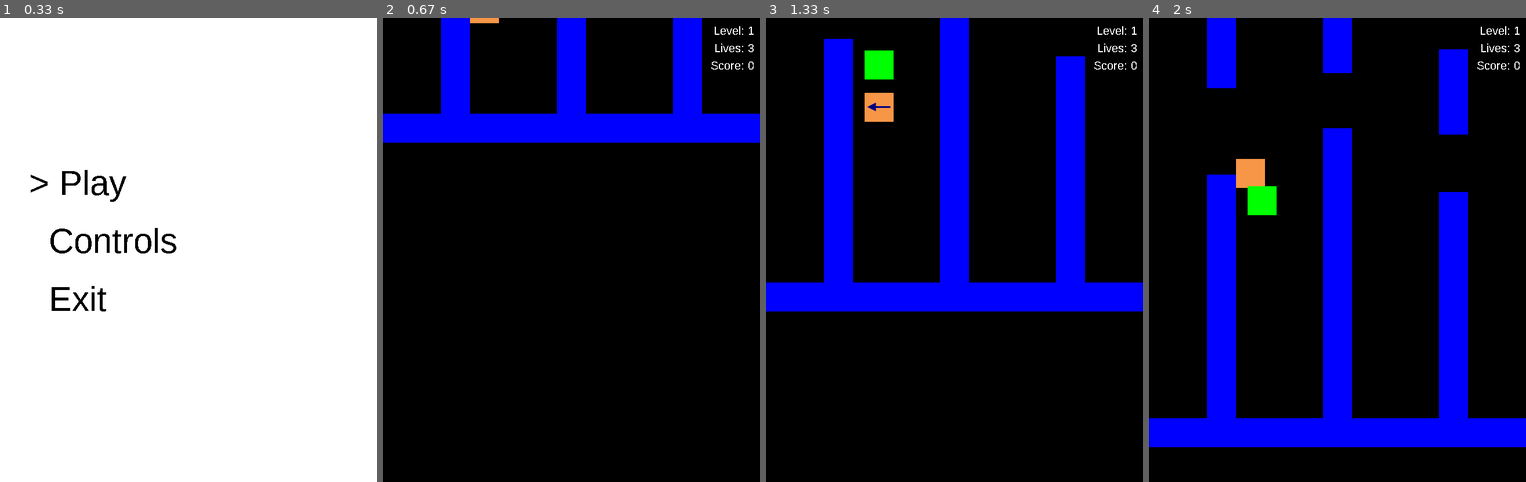
Above: before the commit, frames 1-4 (left to right).
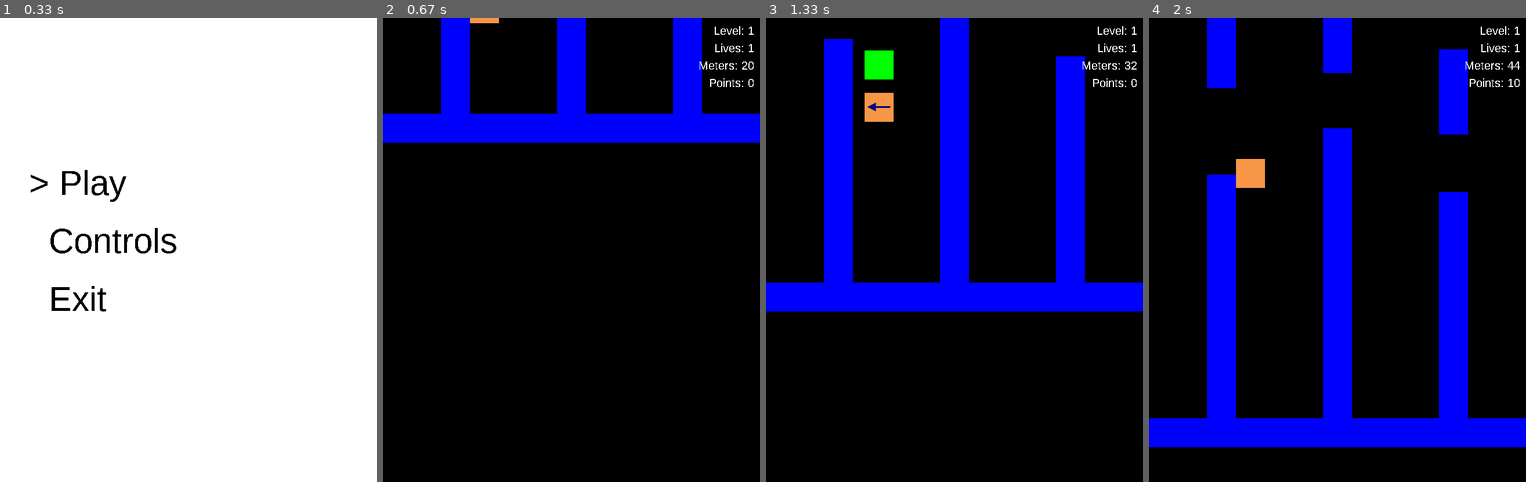
Above: after the commit, the same moments.

Repository: spookydoodle/bounce_pygame
Game: pygame game, started from main.py
The game is run twice, just before and just after one commit, with the same random seed, the same clock (stepped at 60 frames per second) and the same inputs.
Inputs:
- Up to frame 1 (0.33 s): no input
- Up to frame 2 (0.67 s): tap Enter at 0.33 s
- Up to frame 3 (1.33 s): hold Right 0.67-1.13 s; hold Left from 1.17 s (still down)
- Up to frame 4 (2 s): release Left at 1.7 s

Frame 1 is identical in both runs. In frame 2, 0.1% of the frame differs, in the area x 84-99%, y 5-15%; in frame 3, 0.2%; in frame 4, 0.6%, in the area x 26-99%, y 5-43%.

Commit message:
scores updates

Diff:
--- a/bounce/game.py
+++ b/bounce/game.py
@@ -28,7 +28,7 @@
         self.player.rect.x = 200
         self.player.rect.bottom = -100
 
-        self.score = Score(3)
+        self.score = Score(1)
 
         self.won_level = False
         self.new_level = True
@@ -64,7 +64,7 @@
                 self.camera.adjust(screen, self.player)
 
                 self.player.move(screen, event, self.gameboard)
-                #self.check_game_result()
+                self.update_scores()
 
             # You won level screen - press any key to move to next level
             else:
@@ -156,6 +156,21 @@
         if abs(self.gameboard.collectables[0].rect.y - self.player.rect.y) > pygame.display.get_surface().get_rect().height:
             self.remove_collectable()
 
+
+    def update_scores(self):
+        self.score.update_meters(- self.player.rect.y)
+        self.check_collectables()
+
+
+    def check_collectables(self):
+
+        collision_list = pygame.sprite.spritecollide(self.player, self.gameboard.collectables, False)
+
+        for collectable in collision_list:
+            self.gameboard.collectables.remove(collectable)
+            self.score.add_points()
+
+
     def is_game_over(self):
         return self.player.is_crashed()
 
@@ -221,10 +236,14 @@
 
 
     def draw_game_over_screen(self, screen, font, color):
-        game_over_text = ["You lost!", "Total score: {}".format(self.score.total_score),  "Do you want to continue? Y/N"]
+        game_over_text = ["You lost!",
+                          "Points collected: {}!".format(self.score.points),
+                          "You went up {} meters!".format(self.score.meters),
+                          "",
+                          "Do you want to continue? Y/N"]
 
         for i, text in enumerate(game_over_text):
-            draw_text(screen, text, font, color, "L", 100, 300 + i * 50)
+            draw_text(screen, text, font, color, "L", 100, 250 + i * 50)
 
 
     def draw_ground(self, screen, color):
@@ -235,7 +254,8 @@
         font = pygame.font.SysFont('Arial', 20)
         game_results_list = ["Level: {}".format(self.level),
                              "Lives: {}".format(str(score.number_of_lives)),
-                             "Score: {}".format(str(score.total_score))]
+                             "Meters: {}".format(str(score.meters)),
+                             "Points: {}".format(str(score.points))]
 
         for n, result in enumerate(game_results_list):
             draw_text(screen, result, font, color, "R", screen.get_rect().width - 10, (10 + n*30))
--- a/bounce/gameboard.py
+++ b/bounce/gameboard.py
@@ -63,8 +63,8 @@
 
 
     # returns true if player is colliding with the nearest wall on their right hand side
-    def is_colliding_right(self, player):
+    def is_colliding_wall_right(self, player):
         return player.rect.right == self.limit_right(player)
 
-    def is_colliding_left(self, player):
+    def is_colliding_wall_left(self, player):
         return player.rect.left == self.limit_left(player)
--- a/bounce/player.py
+++ b/bounce/player.py
@@ -82,10 +82,10 @@
 
 
             # fall to the right/left if obstacle's end is reached
-            if self.direction == 'R' and  not gameboard.is_colliding_right(self):
+            if self.direction == 'R' and  not gameboard.is_colliding_wall_right(self):
                 self.v_x = self.speed_unit
 
-            if self.direction == 'L' and not gameboard.is_colliding_left(self):
+            if self.direction == 'L' and not gameboard.is_colliding_wall_left(self):
                 self.v_x = - self.speed_unit
 
 
@@ -125,22 +125,6 @@
 
 
     def move_y(self, gameboard):
-        ## NOTE: this has to be computed *before* modifying self.rect.y
-        #floor = gameboard.limit_under(self)
-
-        ## Calculate y-acceleration (gravity pull)
-        #a = self.m * self.G
-
-        ## Update y-speed with new acceleration
-        #self.v_y += a
-
-        ## Update y-position
-        #self.rect.y += self.v_y
-
-        #floor_hit = self.rect.bottom > floor
-        #if floor_hit:
-        #    self.stop_movement_y(floor)
-
         self.rect.y += self.v_y
 
 
--- a/bounce/score.py
+++ b/bounce/score.py
@@ -1,22 +1,28 @@
 class Score:
 
-    # player receives initial number of lives, number_of_lives represents current number of lives
-    # total_score is increased once player does skating tricks
-    def __init__(self, init_number_of_lives):
+    """
+    Points are added when colliding with collectables
+    Meters equal to the number of pixels player went up
+    """
+
+    def __init__(self, init_number_of_lives = 1):
         self.init_number_of_lives = init_number_of_lives
         self.number_of_lives = init_number_of_lives
-        self.total_score = 0
+        self.points = 0
+        self.meters = 0
 
 
     def decrease_lives(self):
         self.number_of_lives -= 1
 
+    def add_points(self, points = 10):
+        self.points += points
 
-    # the greater the level, more points player receives for tricks
-    def add_points(self, level):
-        self.total_score += 10 * level
+    def update_meters(self, meters):
+        self.meters = int(meters / 10)
 
 
     def reset(self):
         self.number_of_lives = self.init_number_of_lives
-        self.total_score = 0
+        self.points = 0
+        self.meters = 0
